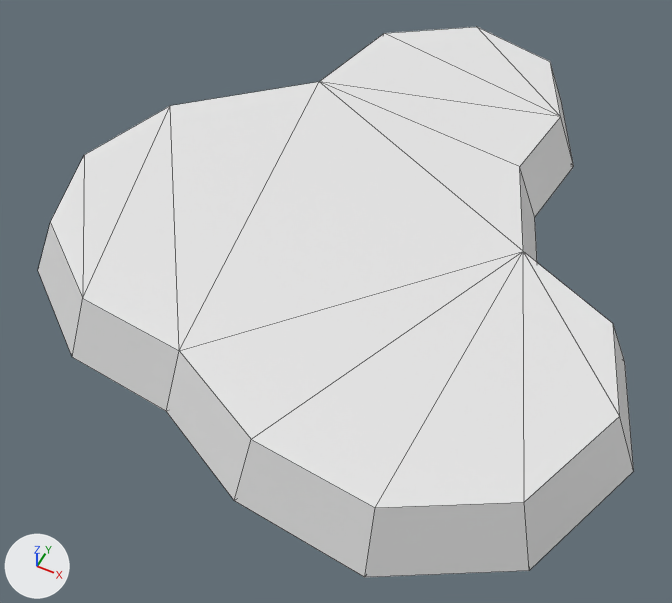
Before and after pictures for a commit that changed the FBX model Content/CityBuilder/Art/3D/Environment/Terrain/SM_TerrainSlab_04.fbx.
Both versions are drawn from a 50 mm lens placed at (21.6, -49.1, 52.2), pointed at (-1.3, -3.4, -4.9). Every picture has the same lights, and +X, +Y and +Z are marked at lower left. Mesh edges are drawn as thin lines.

Objects in the first picture: 'SM_TerrainSlab_04'.
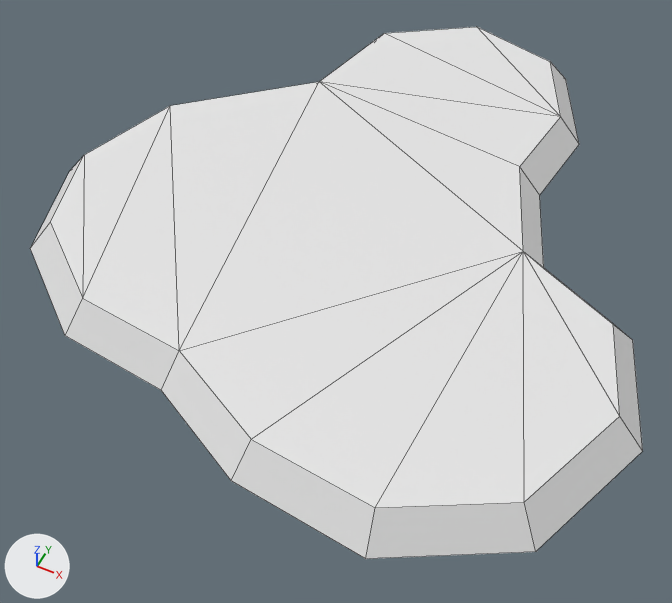
Edits to the scene script, one JSON object a line:
```json
{"block": "me_cube_016", "where": "# used by ob_sm_terrainslab_04; location = (0.0, 0.0, 0.0)"}
{"op": "remove", "block": "me_cube_016", "code": "me_cube_016.from_pydata(...)  # 34 vertices, 47 faces; spans x -26.4..24.6, y -25.1..30.9, z -2.5..2.5"}
{"op": "add", "block": "me_cube_016", "code": "me_cube_016.from_pydata(...)  # 34 vertices, 32 faces; spans x -26.4..24.6, y -25.1..30.9, z 0.0..2.5"}
{"block": "me_cube_016", "change": "me_cube_016 part 1"}
{"block": "me_cube_016", "change": "4 vertices are removed from x -13.4..13.6, y -20.1..18.9, z -2.5"}
{"block": "me_cube_016", "change": "23 faces are deleted"}
{"block": "me_cube_016", "change": "13 vertices in x -26.4..24.6, y -25.1..30.9, z -2.5 move by (0.0, 0.0, 2.5)"}
{"block": "me_cube_016", "change": "4 vertices are added at (-13.4, 14.9, 0.0), (13.6, 2.9, 0.0), (11.6, 18.9, 0.0), (-6.4, -20.1, 0.0)"}
{"block": "me_cube_016", "change": "8 new faces join them"}
```

Where the change shows, as pixel boxes [x1, y1, x2, y2] in the pictures (672 x 603 px):
```json
{"object": "SM_TerrainSlab_04", "change": "reshaped", "before": [38, 27, 634, 577], "after": [30, 27, 643, 559]}
{"part": 1, "of": "me_cube_016", "change": "cut back", "before": [38, 66, 634, 577], "after": [30, 63, 643, 559]}
```
